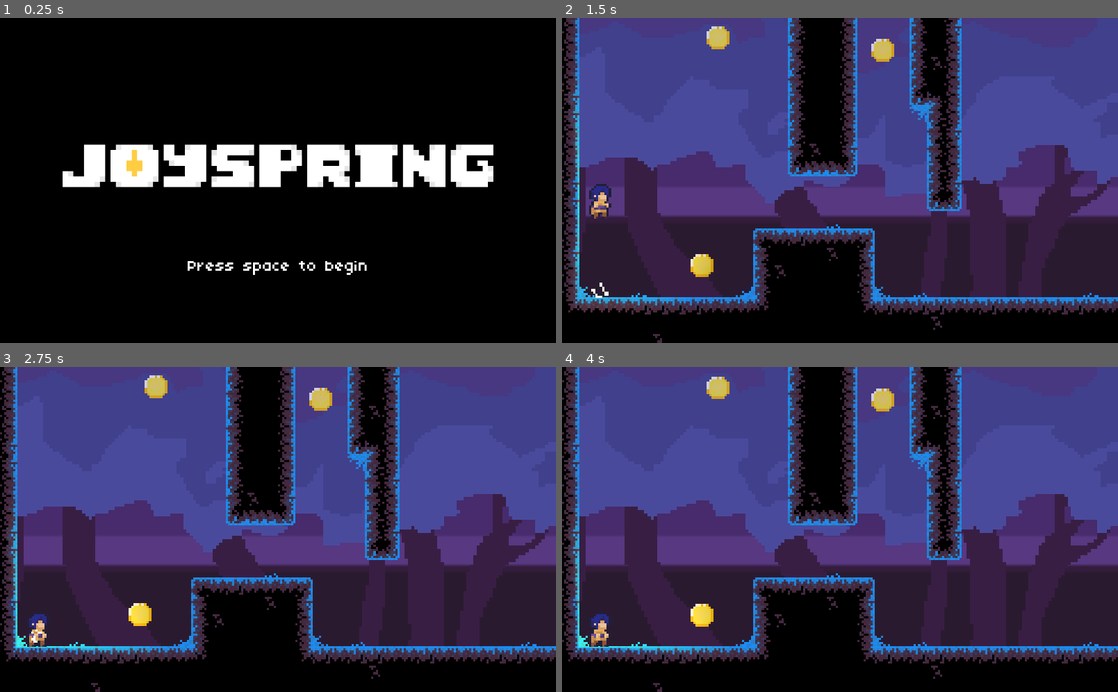
Above: before the commit, frames 1-4 (two rows, left to right).
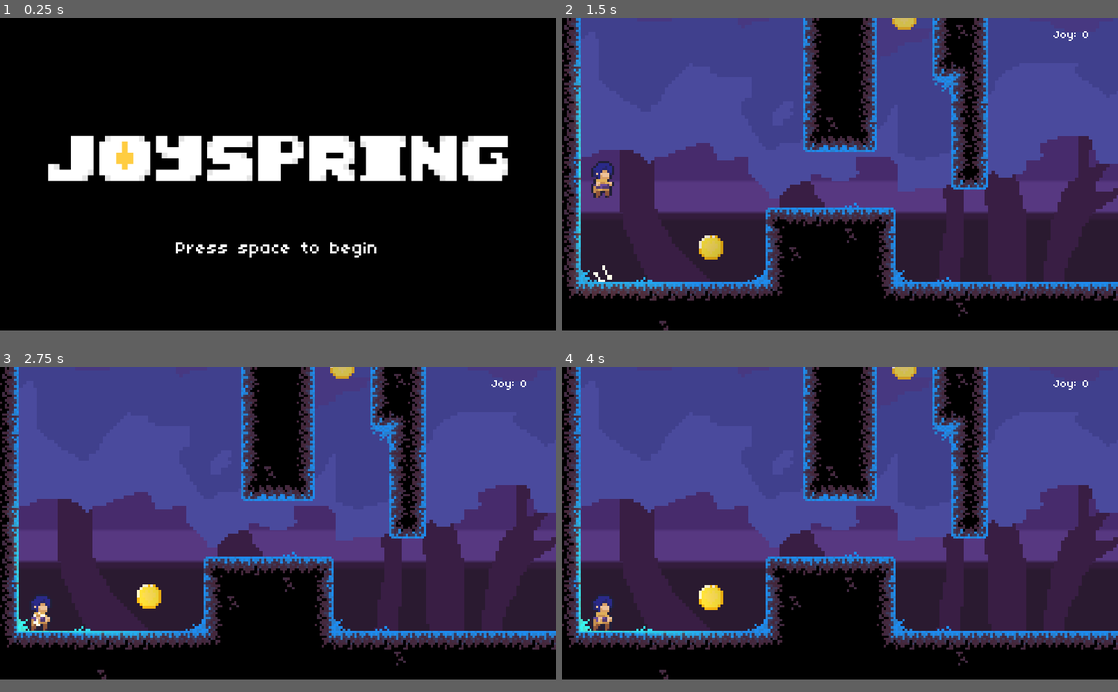
Above: after the commit, the same moments.

Repository: studio-heart-engine/joyspring
Game: Godot game, scene res://Menu.tscn
The game is run twice, just before and just after one commit, with the same random seed, the same clock (stepped at 60 frames per second) and the same inputs.
Inputs:
- Up to frame 1 (0.25 s): no input
- Up to frame 2 (1.5 s): click "Press space to begin" at 0.5 s; hold Up (up) from 1.28 s (still down); hold Space (dash) from 1.28 s (still down)
- Up to frame 3 (2.75 s): keep holding Up (up); release Space (dash) at 2.03 s; tap Shift (wall) at 2.1 s
- Up to frame 4 (4 s): keep holding Up (up); hold Space (dash) 2.78-3.53 s; tap Enter at 3.5 s; tap Shift (wall) at 3.6 s
In our replay, the window is 800x468 before the commit and 800x450 after it. These sizes can differ from the game's own. Grey fills any space a smaller window leaves; there, only what the larger window draws over its background counts as a difference.

The runs differ from the first frame. In frame 1, 8.3% of the frame differs, in the area x 8-92%, y 36-80%; in frame 2, 31%, in the area x 0-100%, y 0-100%; in frame 3, 31%; in frame 4, 31%.

Commit message:
rip leaves

Diff:
--- a/AccParticles.tscn
+++ b/AccParticles.tscn
@@ -3,7 +3,7 @@
 [ext_resource path="res://graphics/dust.json" type="PackedScene" id=1]
 [ext_resource path="res://AccParticles.gd" type="Script" id=2]
 
-[node name="AccParticles" index="0" instance=ExtResource( 1 )]
+[node name="AccParticles" instance=ExtResource( 1 )]
 script = ExtResource( 2 )
 
 [node name="Sprite" parent="." index="0"]
--- a/Leaves.tscn
+++ /dev/null
@@ -1,24 +0,0 @@
-[gd_scene load_steps=3 format=2]
-
-[ext_resource path="res://graphics/leaf.png" type="Texture" id=1]
-
-[sub_resource type="ParticlesMaterial" id=1]
-emission_shape = 2
-emission_box_extents = Vector3( 0, 2000, 0 )
-flag_disable_z = true
-gravity = Vector3( 0, 0, 0 )
-initial_velocity = 50.0
-angular_velocity = 100.0
-orbit_velocity = 0.0
-orbit_velocity_random = 0.0
-scale = 6.0
-
-[node name="Particles2D" type="Particles2D"]
-light_mask = 0
-position = Vector2( 512, -20 )
-rotation = 1.5708
-amount = 5
-lifetime = 40.0
-local_coords = false
-process_material = SubResource( 1 )
-texture = ExtResource( 1 )
--- a/Menu.tscn
+++ b/Menu.tscn
@@ -36,9 +36,9 @@
 alignment = 1
 
 [node name="BeginButton" type="Button" parent="VBoxContainer"]
-margin_left = 333.0
+margin_left = 301.0
 margin_top = 105.0
-margin_right = 690.0
+margin_right = 658.0
 margin_bottom = 175.0
 rect_min_size = Vector2( 0, 70 )
 rect_pivot_offset = Vector2( -1032, 475 )
--- a/PlatformerTemplate.tscn
+++ b/PlatformerTemplate.tscn
@@ -7,10 +7,9 @@
 [ext_resource path="res://graphics/tileset-forest.png" type="Texture" id=5]
 [ext_resource path="res://Player.tscn" type="PackedScene" id=6]
 [ext_resource path="res://Coin.tscn" type="PackedScene" id=7]
-[ext_resource path="res://Leaves.tscn" type="PackedScene" id=8]
-[ext_resource path="res://HUD.gd" type="Script" id=9]
-[ext_resource path="res://slkscre.ttf" type="DynamicFontData" id=10]
-[ext_resource path="res://PauseScreen.tscn" type="PackedScene" id=11]
+[ext_resource path="res://HUD.gd" type="Script" id=8]
+[ext_resource path="res://graphics/04B_03__.TTF" type="DynamicFontData" id=9]
+[ext_resource path="res://PauseScreen.tscn" type="PackedScene" id=10]
 
 [sub_resource type="OccluderPolygon2D" id=1]
 polygon = PoolVector2Array( 0, 0, 8, 0, 8, 8, 0, 8 )
@@ -490,7 +489,7 @@
 
 [sub_resource type="DynamicFont" id=38]
 size = 20
-font_data = ExtResource( 10 )
+font_data = ExtResource( 9 )
 
 [node name="PlatformerTemplate" type="Node2D"]
 script = ExtResource( 1 )
@@ -598,13 +597,8 @@
 [node name="Coin8" parent="Coins" instance=ExtResource( 7 )]
 position = Vector2( 290, -60 )
 
-[node name="Leaves" parent="." instance=ExtResource( 8 )]
-position = Vector2( 1000, -20 )
-amount = 20
-preprocess = 5.0
-
 [node name="HUD" type="CanvasLayer" parent="."]
-script = ExtResource( 9 )
+script = ExtResource( 8 )
 
 [node name="MarginContainer" type="MarginContainer" parent="HUD"]
 anchor_left = 1.0
@@ -620,13 +614,13 @@
 margin_left = 50.0
 margin_top = 20.0
 margin_right = 974.0
-margin_bottom = 22.0
+margin_bottom = 40.0
 size_flags_vertical = 0
 custom_fonts/font = SubResource( 38 )
 text = "Joy: 0"
 align = 2
 
-[node name="PauseScreen" parent="." instance=ExtResource( 11 )]
+[node name="PauseScreen" parent="." instance=ExtResource( 10 )]
 layer = 2
 
 [editable path="Player"]
--- a/project.godot
+++ b/project.godot
@@ -27,6 +27,8 @@
 
 [display]
 
+window/size/width=960
+window/size/height=540
 window/stretch/mode="2d"
 window/stretch/aspect="keep"
 
--- a/silkscreen.tres
+++ b/silkscreen.tres
@@ -1,7 +1,6 @@
 [gd_resource type="DynamicFont" load_steps=2 format=2]
 
 [ext_resource path="res://graphics/04B_03__.TTF" type="DynamicFontData" id=1]
-
 
 [resource]
 size = 30
Not shown: 1 places in PlatformerTemplate.tscn that only renumber resources
Binary file changed: graphics/leaf.png
